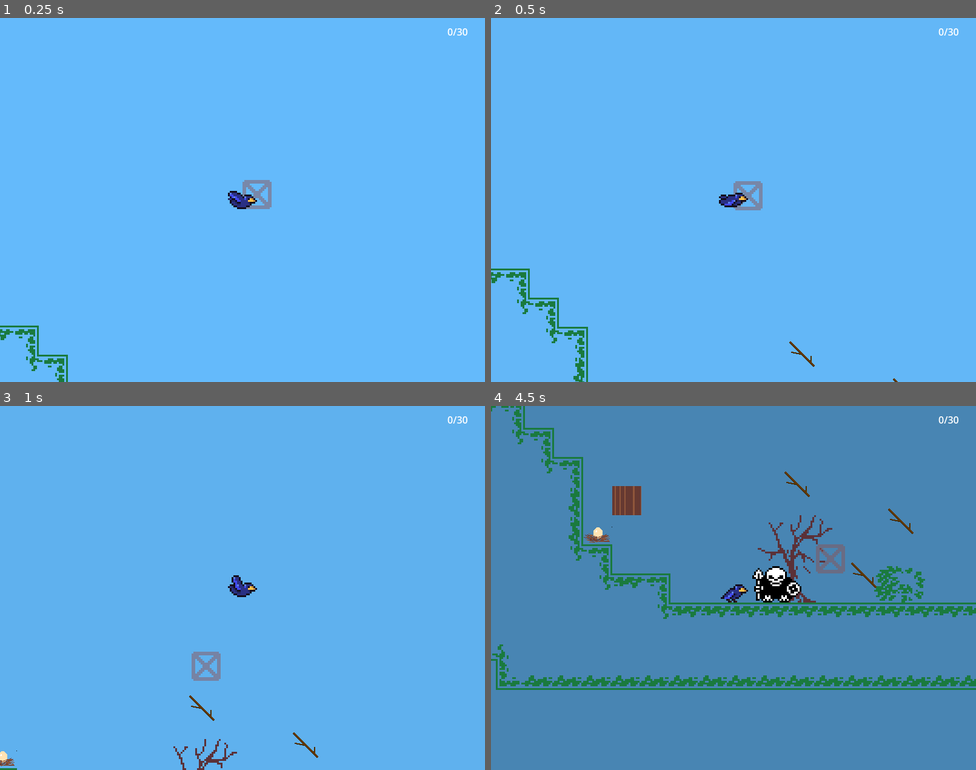
Above: before the commit, frames 1-4 (two rows, left to right).
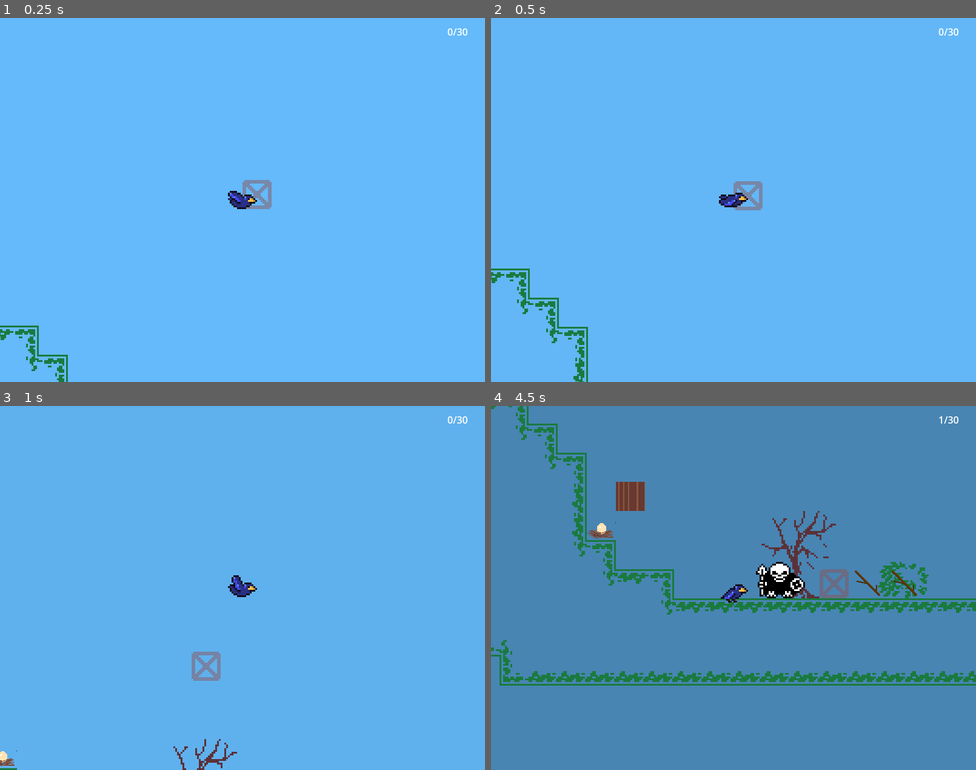
Above: after the commit, the same moments.

Repository: Gladiu/Birds-jam
Game: Godot game, scene res://scn/main.tscn
Same seed, same stepped clock (60 frames per second), same inputs: the game is played once before the commit and once after it.
Inputs (mouse positions are in pixels of both pictures, inside the frame that each line leads up to):
- Up to frame 1 (0.25 s): no input
- Up to frame 2 (0.5 s): no input
- Up to frame 3 (1 s): move the mouse to (218, 660) at 0.52 s; hold D (move_right) from 0.53 s (still down); hold Space (fly) from 0.53 s (still down)
- Up to frame 4 (4.5 s): move the mouse to (879, 642) at 1.27 s; release Space (fly) at 1.28 s; click (879, 642) at 1.35 s; move the mouse to (588, 533) at 2.02 s; release D (move_right) at 2.03 s; hold A (move_left) 2.03-4.28 s; right-click (588, 533) at 2.1 s; move the mouse to (757, 588) at 2.77 s; tap Space (fly) at 2.85 s; move the mouse to (660, 497) at 3.52 s; click (660, 497) at 3.6 s; move the mouse to (840, 569) at 4.27 s; hold D (move_right) from 4.28 s (still down); right-click (840, 569) at 4.35 s

Frame 1 is identical in both runs. In frame 2, less than 0.1% of the frame differs, in the area x 61-84%, y 88-100%; in frame 3, 0.1%; in frame 4, 8.6%, in the area x 0-100%, y 0-78%.

Commit message:
Add sticks spawning

Diff:
--- a/project.godot
+++ b/project.godot
@@ -59,6 +59,7 @@
 2d_physics/layer_3="building"
 2d_physics/layer_4="enemy"
 2d_physics/layer_5="egg_nest"
+2d_physics/layer_6="pickups"
 
 [rendering]
 
--- a/scn/main.tscn
+++ b/scn/main.tscn
@@ -1,16 +1,19 @@
-[gd_scene load_steps=9 format=3 uid="uid://c5s73cfo1rpsc"]
+[gd_scene load_steps=10 format=3 uid="uid://c5s73cfo1rpsc"]
 
 [ext_resource type="Script" uid="uid://c7xvlvsqkxxde" path="res://src/main.gd" id="1_7rek1"]
 [ext_resource type="PackedScene" uid="uid://clj8dp32kn2bc" path="res://scn/world.tscn" id="2_a14j1"]
+[ext_resource type="PackedScene" uid="uid://bnfvihcy54a8" path="res://scn/sticks_spawner.tscn" id="2_n2tm1"]
 [ext_resource type="PackedScene" uid="uid://kapo0vdcplf8" path="res://scn/player.tscn" id="3_4hsr3"]
 [ext_resource type="PackedScene" uid="uid://dxf2gretecw51" path="res://scn/building_manager.tscn" id="4_gyckk"]
 [ext_resource type="PackedScene" uid="uid://d10aid3srs8df" path="res://scn/user_interface.tscn" id="4_nq6di"]
 [ext_resource type="PackedScene" uid="uid://mbyctpra7whw" path="res://scn/stick.tscn" id="5_b6phj"]
-[ext_resource type="PackedScene" path="res://scn/enemy.tscn" id="7_vnkvy"]
+[ext_resource type="PackedScene" uid="uid://bui71ctakht1x" path="res://scn/enemy.tscn" id="7_vnkvy"]
 [ext_resource type="PackedScene" uid="uid://b8n7fdkldks7n" path="res://scn/egg_nest.tscn" id="8_315pe"]
 
 [node name="Main" type="Node"]
 script = ExtResource("1_7rek1")
+
+[node name="SticksSpawner" parent="." instance=ExtResource("2_n2tm1")]
 
 [node name="World" parent="." instance=ExtResource("2_a14j1")]
 
--- a/scn/player.tscn
+++ b/scn/player.tscn
@@ -4,8 +4,8 @@
 [ext_resource type="Texture2D" uid="uid://bor58bcmdjyn3" path="res://ast/player/bird_sprites.png" id="2_dltx8"]
 
 [sub_resource type="CapsuleShape2D" id="CapsuleShape2D_dltx8"]
-radius = 24.0
-height = 48.0
+radius = 17.0
+height = 36.0
 
 [sub_resource type="AtlasTexture" id="AtlasTexture_diy2p"]
 atlas = ExtResource("2_dltx8")
@@ -129,8 +129,10 @@
 [node name="Camera2D" type="Camera2D" parent="."]
 
 [node name="PickupRange" type="Area2D" parent="."]
+collision_layer = 0
+collision_mask = 32
 
 [node name="PickupRangeShape" type="CollisionShape2D" parent="PickupRange"]
 shape = SubResource("CircleShape2D_dltx8")
 
-[connection signal="area_entered" from="PickupRange" to="." method="_on_pickup_range_area_entered"]
+[connection signal="body_entered" from="PickupRange" to="." method="_on_pickup_range_body_entered"]
--- a/scn/stick.tscn
+++ b/scn/stick.tscn
@@ -6,8 +6,11 @@
 [sub_resource type="CircleShape2D" id="CircleShape2D_bsjwa"]
 radius = 26.4008
 
-[node name="Stick" type="Area2D"]
+[node name="Stick" type="CharacterBody2D" node_paths=PackedStringArray("_sprite")]
+collision_layer = 32
+collision_mask = 2
 script = ExtResource("1_01kma")
+_sprite = NodePath("Sprite2D")
 
 [node name="CollisionShape2D" type="CollisionShape2D" parent="."]
 shape = SubResource("CircleShape2D_bsjwa")
--- /dev/null
+++ b/scn/sticks_spawner.tscn
@@ -0,0 +1,6 @@
+[gd_scene load_steps=2 format=3 uid="uid://bnfvihcy54a8"]
+
+[ext_resource type="Script" uid="uid://b2lsjd1rc7u5w" path="res://src/sticks_spawner.gd" id="1_5mq01"]
+
+[node name="SticksSpawner" type="Node"]
+script = ExtResource("1_5mq01")
--- a/src/main.gd
+++ b/src/main.gd
@@ -1,9 +1,14 @@
 extends Node
 
+const EGGS_CENTER_OF_MASS = Vector2(-216, 456) # TODO: Fetch this info from autoload
 
 
 func _on_timer_60s_timeout():
 	$World.toggle_day_night()
+	if $World.current_time == World.TIME_ENUM.DAY:
+		# TODO: Change to drop around the eggs average position
+		$SticksSpawner.spawn(45, -316, -115, -200, -100)
+
 
 func _process(delta):
 	$World.set_time_factor(1 - ($Timer60s.time_left / $Timer60s.wait_time))
--- a/src/player.gd
+++ b/src/player.gd
@@ -57,9 +57,8 @@
 	move_and_slide()
 
 
-
-func _on_pickup_range_area_entered(area: Area2D) -> void:
-	var stick: = area as Stick
+func _on_pickup_range_body_entered(body: Node2D):
+	var stick: = body as Stick
 	if not stick:
 		return
 
--- a/src/stick.gd
+++ b/src/stick.gd
@@ -1,6 +1,7 @@
 class_name Stick
-extends Area2D
+extends CharacterBody2D
 
+var GRAVITY = ProjectSettings.get_setting("physics/2d/default_gravity")
 
 @export var _sprite: Sprite2D
 
@@ -20,3 +21,14 @@
 	#	10
 	#).as_relative().set_trans(Tween.TRANS_SINE)
 	pass
+
+
+func _physics_process(delta: float) -> void:
+	# Fall from the sky
+	if not is_on_floor():
+		velocity.y += GRAVITY * delta
+		move_and_slide()
+
+
+func _on_body_entered(body: Node2D) -> void:
+	print(body)
--- /dev/null
+++ b/src/sticks_spawner.gd
@@ -0,0 +1,12 @@
+class_name SticksSpawner
+extends Node
+
+var stick_scn: = preload("res://scn/stick.tscn")
+
+
+func spawn(count: int, x_min: float, x_max: float, y_min: float, y_max: float):
+	assert(x_min <= x_max and y_min <= y_max)
+	for _i in range(count):
+		var stick: = stick_scn.instantiate() as Stick
+		add_child(stick)
+		stick.global_position = Vector2(randf_range(x_min, x_max), randf_range(y_min, y_max))
--- a/src/world.gd
+++ b/src/world.gd
@@ -1,3 +1,4 @@
+class_name World
 extends Node
 enum TIME_ENUM {DAY, NIGHT}
 
Not shown, added: src/sticks_spawner.gd.uid
